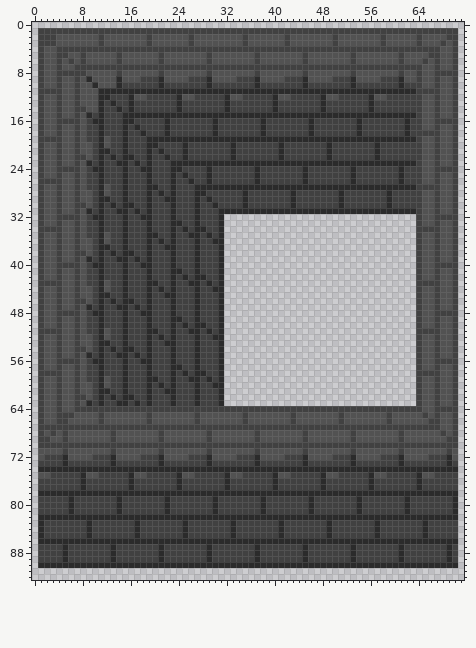
One commit to this sprite sheet: game_jam/asset/map/wall_border_tileset.png. That is the earlier state.
The file is 96x96 pixels. Shown: x 0..71, y 0..92.
The result:
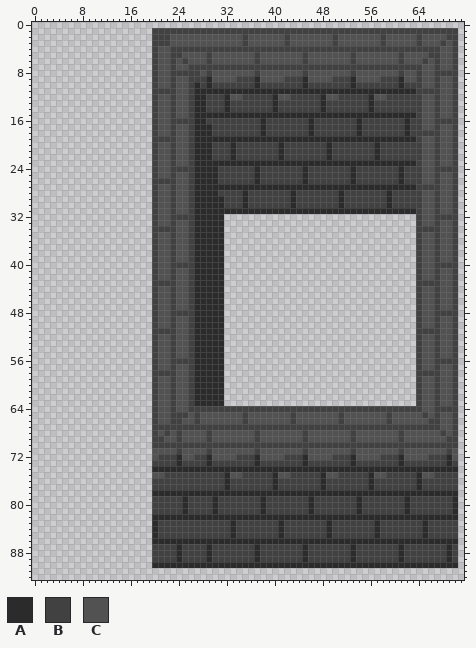
Palette (. is transparent): A #2b2b2b  B #414141  C #525252
Edits made:
Changed rows in their new state; - is an unchanged pixel.
first column x 1:
 1 ...................------------
 2 ...................BBB---C-----
 3 ...................BBB---C-----
 4 ...................-CC---------
 5 ...................BC-BB-------
 6 ...................BC-B-B------
 7 ...................-CC-CC------
 8 ...................BC-BBBBB----
 9 ...................-C-B--------
10 ...................-CC-CC-A----
11 ...................BBBBCCB-----
12 ...................-CC-C-BAA---
13 ...................-CC-CC-AA---
14 ...................-CC-CC-AA---
15 ...................BCCBCCB-----
16 ...................-CC----AA-B-
17 ...................-CC-CC-AAAB-
18 ...................-CC-CC-AAAB-
19 ...................BBBBCCB-----
20 ...................BCC-CC-AAA--
21 ...................-CC-CC-AAA--
22 ...................-CC-CC-AAA--
23 ...................-CCBCCB-----
24 ...................-CCBB--AA-A-
25 ...................-CCBCC-AA-A-
26 ...................---BCCBAA-A-
27 ...................BCCBCC------
28 ...................-CCBCC---AA-
29 ...................-CCBCC--A-AA
30 ...................-CCBCC--AA-A
31 ...................-CCBCC--AAA-
32 ...................-CCB----AAA-
33 ...................-CCBCC--AAA-
34 ...................---BCC---AA-
35 ...................BCCBCCB-A-A-
36 ...................-CCBCC--AA--
37 ...................-CCBCC--AAA-
38 ...................-CCBCC--AAA-
39 ...................-CCBCC--AAA-
40 ...................-CCB----AAA-
41 ...................-CCBCC--AAA-
42 ...................-CCBCC---AA-
43 ...................B--BCCB-A-A-
44 ...................-CCBCC--AA--
45 ...................-CCBCC--AAA-
46 ...................-CCBCC--AAA-
47 ...................-CCBCC--AAA-
48 ...................-CCB----AAA-
49 ...................-CCBCC--AAA-
50 ...................-CCBCC---AA-
51 ...................B--BCCB-A-A-
52 ...................-CCBCC--AA--
53 ...................-CCBCC--AAA-
54 ...................-CCBCC--AAA-
55 ...................-CCBCC--AAA-
56 ...................-CCB----AAA-
57 ...................-CCBCC--AAA-
58 ...................---BCC---AA-
59 ...................BCCBCCB-A-A-
60 ...................-CCBCC--AA--
61 ...................-CCBCC--AAA-
62 ...................-CCBCC--AAA-
63 ...................-CCBCC--AAA-
64 ...................-CC-CC------
65 ...................B--BBB------
66 ...................B--BB-------
67 ...................------------
68 ...................BCB-B-------
69 ...................B---B-------
70 ...................------------
71 ...................-C--B-------
72 ...................CBBBA-C-----
73 ...................-B--A-------
74 ...................------------
75 ...................CC--BBB-----
76 ...................----B-------
77 ...................----B-------
78 ...................------------
79 ...................--B--A------
80 ...................--B--A------
81 ...................--B--A------
82 ...................------------
83 ...................A----B------
84 ...................A----B------
85 ...................A----B------
86 ...................------------
87 ...................-B--A-------
88 ...................-B--A-------
89 ...................-B--A-------
90 ...................------------
